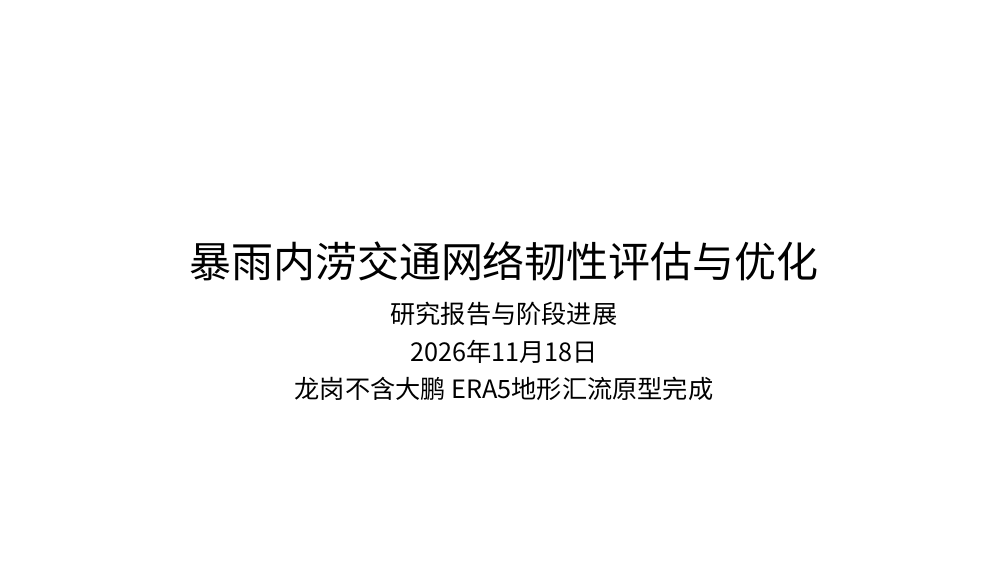
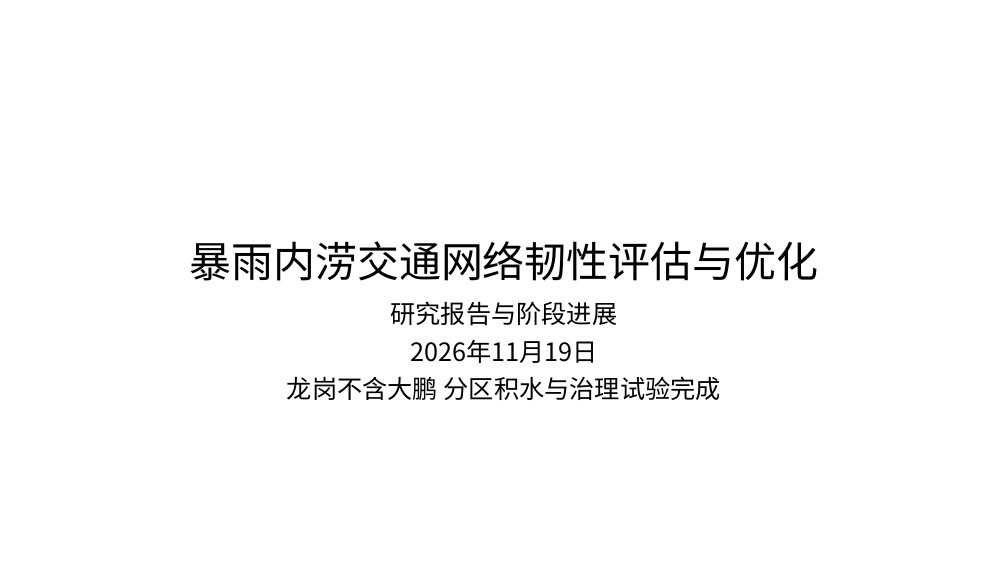
Before and after one commit to zhzhzh666/jiaotong, a slide deck: slide 1 of docs/deliverables/开题与阶段进展汇报.pptx. Drawn at 1008x567 pixels with LibreOffice and Linux fonts; fonts in the diff are those of the drawing. Boxes give left, top, right and bottom in pixels: in the first picture for what was removed or moved away, otherwise in the second. Text is boxed around its words. In the diff, an @@ line names an element or a change of style, - is before the commit and + after.

```diff
--- a/docs/deliverables/开题与阶段进展汇报.pptx
+++ b/docs/deliverables/开题与阶段进展汇报.pptx
@@ subtitle at (287, 340, 721, 400): text changed @@
-2026年11月18日
-龙岗不含大鹏 ERA5地形汇流原型完成
+2026年11月19日
+龙岗不含大鹏 分区积水与治理试验完成
```
Also in this commit, not shown: 8 other slides changed, 7 slides added, 18 other files.
